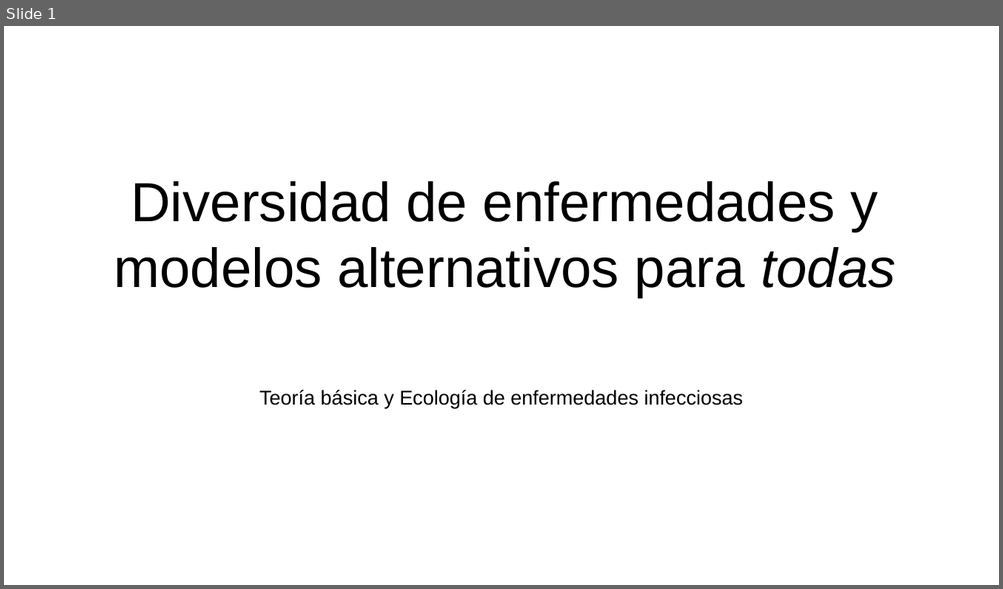
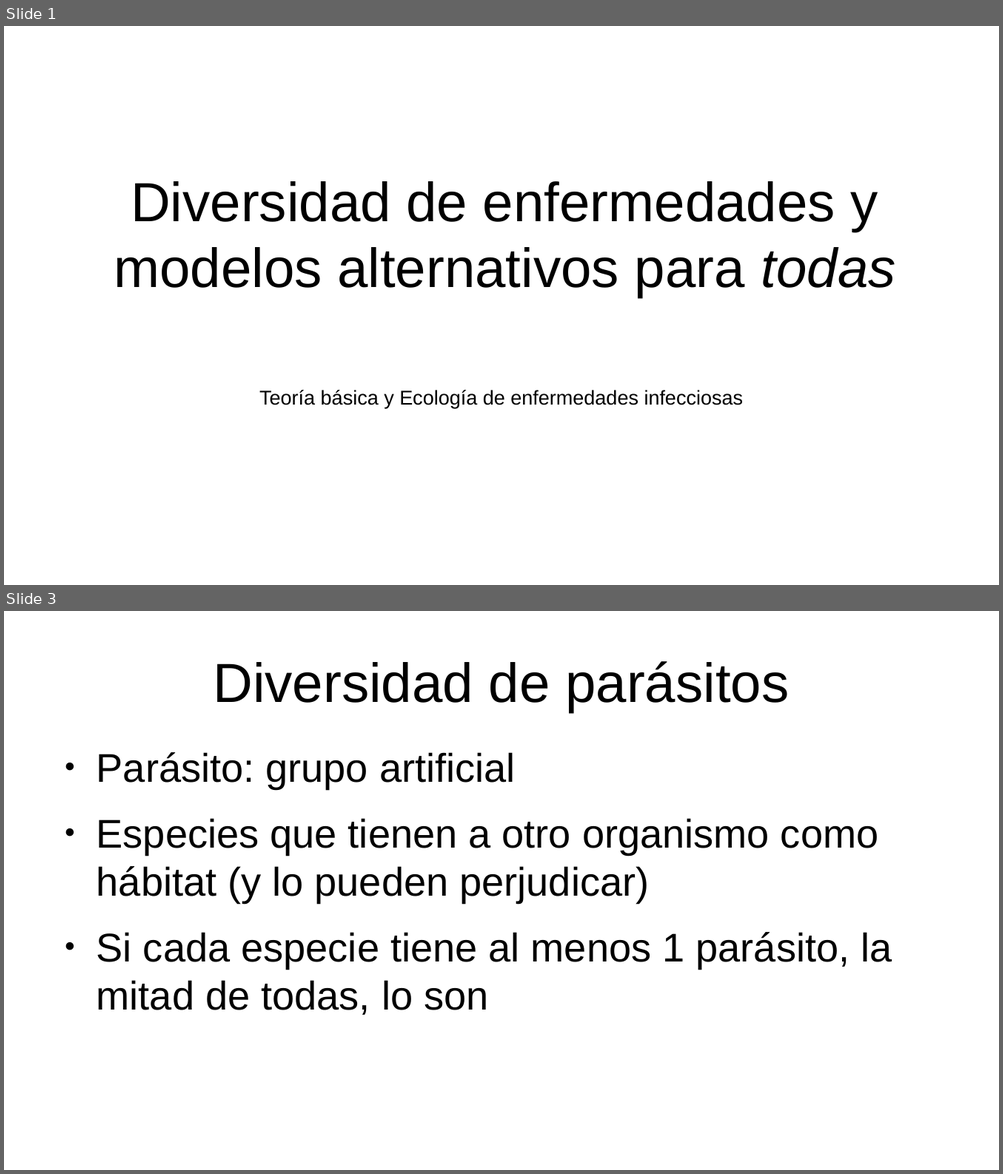
Before and after one commit to gerardommc/Ecologia-Teorica, a slide deck: Diversidad-enfermedades-infecciones.odp. Shown one above the other, each under a label of ours: slide 1 before the commit, slides 1 and 3 after it; the slides between them are not shown. The pictures are 1003x589 and 1003x1174 pixels, drawn with LibreOffice and Linux fonts; fonts in the diff are those of the drawing. Boxes give left, top, right and bottom in pixels: in the first picture for what was removed or moved away, otherwise in the second. Text is boxed around its words. In the diff, an @@ line names an element or a change of style, - is before the commit and + after.

Commit message:
Diversidad infecciones 1

```diff
--- a/Diversidad-enfermedades-infecciones.odp
+++ b/Diversidad-enfermedades-infecciones.odp
@@ slide 3 added at [4, 611, 999, 1170], background #FFFFFF @@
@@ title added at [213, 661, 788, 712], 44 pt, text #000000 @@
+Diversidad de parásitos
@@ text added at [96, 752, 891, 1015], 32 pt, text #000000 @@
+● Parásito: grupo artificial
+● Especies que tienen a otro organismo como hábitat (y lo pueden perjudicar)
+● Si cada especie tiene al menos 1 parásito, la mitad de todas, lo son
```
Also in this commit, not shown: 21 other slides added, 28 other files.
